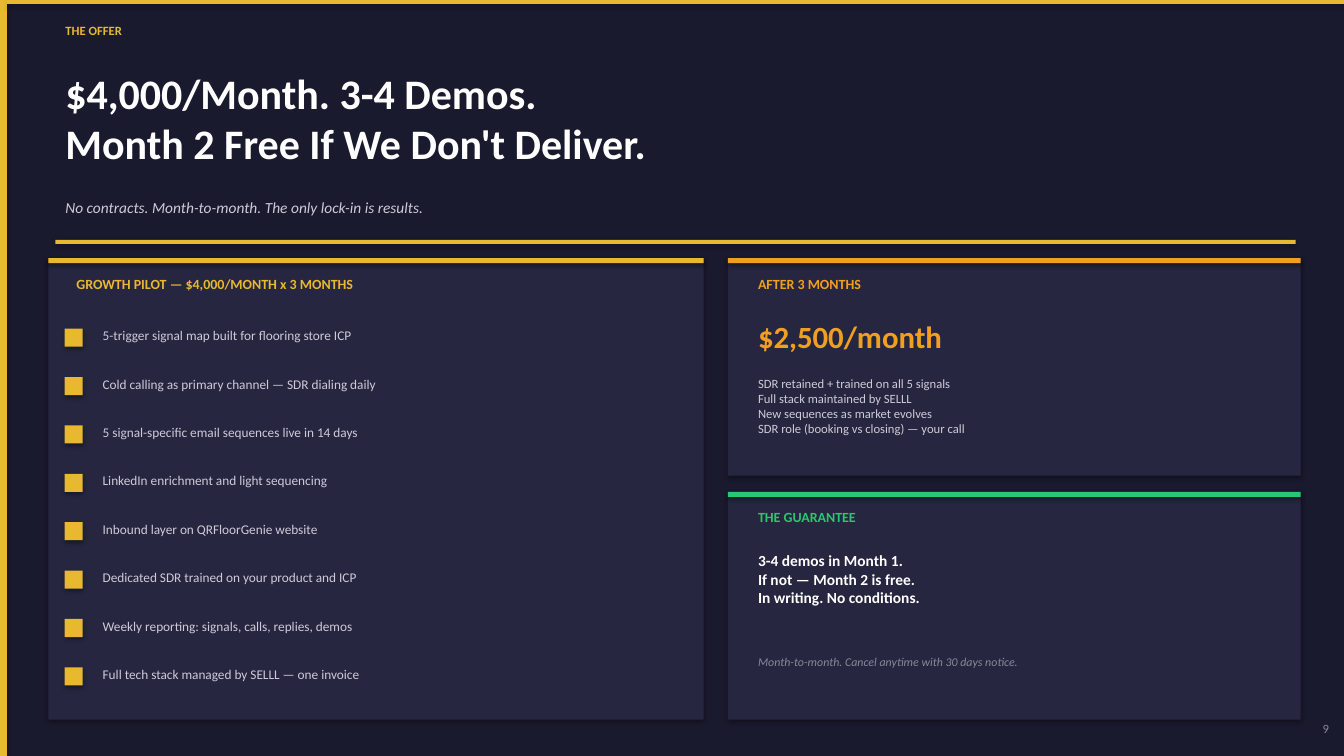
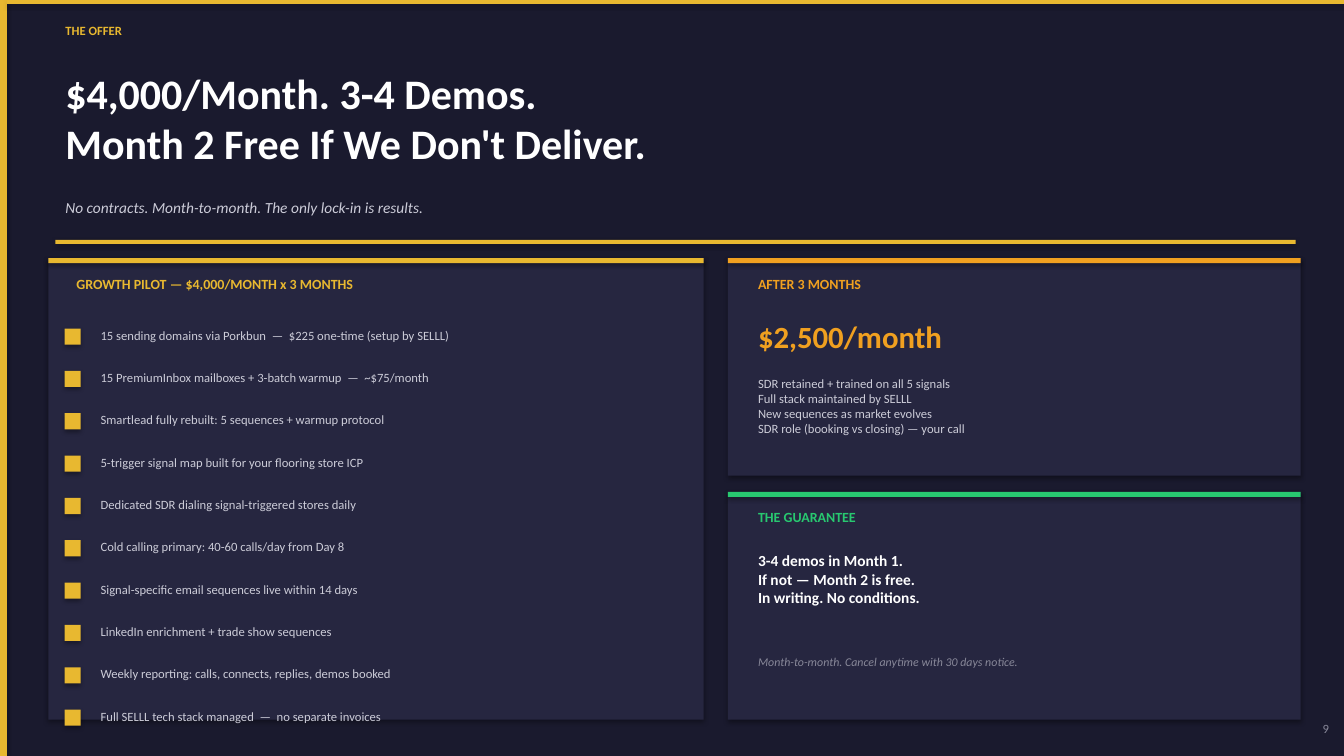
Before and after one commit to ogikicollins/Extruct-GTM-SKILLS, a slide deck: slide 9 of SELLL-Engine/QRFloorGenie-Build-Deck.pptx. Drawn at 1344x756 pixels with LibreOffice and Linux fonts; fonts in the diff are those of the drawing. Boxes give left, top, right and bottom in pixels: in the first picture for what was removed or moved away, otherwise in the second. Text is boxed around its words. In the diff, an @@ line names an element or a change of style, - is before the commit and + after.

Commit message:
feat(QRFG): update Build Deck — expanded tech stack + infra costs on offer slide

```diff
--- a/SELLL-Engine/QRFloorGenie-Build-Deck.pptx
+++ b/SELLL-Engine/QRFloorGenie-Build-Deck.pptx
@@ text added at [101,331,449,342], 9 pt, text #CCCCD8 @@
+15 sending domains via Porkbun — $225 one-time (setup by SELLL)
@@ rectangle: place and size @@
-rectangle at [65,377,83,395]
+rectangle at [65,371,81,387]
@@ text added at [101,373,428,384], 9 pt, text #CCCCD8 @@
+15 PremiumInbox mailboxes + 3-batch warmup — ~$75/month
@@ text removed at [103,380,375,392] @@
-Cold calling as primary channel — SDR dialing daily
@@ rectangle: place and size @@
-rectangle at [65,425,83,444]
+rectangle at [65,413,81,430]
@@ text added at [101,415,384,426], 9 pt, text #CCCCD8 @@
+Smartlead fully rebuilt: 5 sequences + warmup protocol
@@ rectangle: place and size @@
-rectangle at [65,474,83,492]
+rectangle at [65,456,81,472]
@@ text at [101,458,363,469]: text changed; size 9.5 to 9 pt @@
-5-trigger signal map built for flooring store ICP
+5-trigger signal map built for your flooring store ICP
@@ text removed at [103,476,327,487] @@
-LinkedIn enrichment and light sequencing
@@ rectangle added at [65,498,81,514], fill #E8B830 @@
@@ text added at [101,500,356,511], 9 pt, text #CCCCD8 @@
+Dedicated SDR dialing signal-triggered stores daily
@@ text removed at [103,525,317,536] @@
-Inbound layer on QRFloorGenie website
@@ rectangle: place and size @@
-rectangle at [65,522,83,540]
+rectangle at [65,540,81,557]
@@ text added at [101,542,344,553], 9 pt, text #CCCCD8 @@
+Cold calling primary: 40-60 calls/day from Day 8
@@ rectangle: place and size @@
-rectangle at [65,571,83,589]
+rectangle at [65,583,81,599]
@@ text at [101,585,358,596]: text changed; size 9.5 to 9 pt @@
-5 signal-specific email sequences live in 14 days
+Signal-specific email sequences live within 14 days
@@ text removed at [103,573,356,584] @@
-Dedicated SDR trained on your product and ICP
@@ rectangle: place and size @@
-rectangle at [65,619,83,637]
+rectangle at [65,625,81,641]
@@ text added at [101,627,332,638], 9 pt, text #CCCCD8 @@
+LinkedIn enrichment + trade show sequences
@@ text at [101,669,390,680]: text changed; size 9.5 to 9 pt @@
-Weekly reporting: signals, calls, replies, demos
+Weekly reporting: calls, connects, replies, demos booked
@@ rectangle added at [65,710,81,726], fill #E8B830 @@
@@ text at [101,712,381,723]: text changed; size 9.5 to 9 pt @@
-Full tech stack managed by SELLL — one invoice
+Full SELLL tech stack managed — no separate invoices
```
Also in this commit, not shown: 1 other slide changed, 2 other files.
